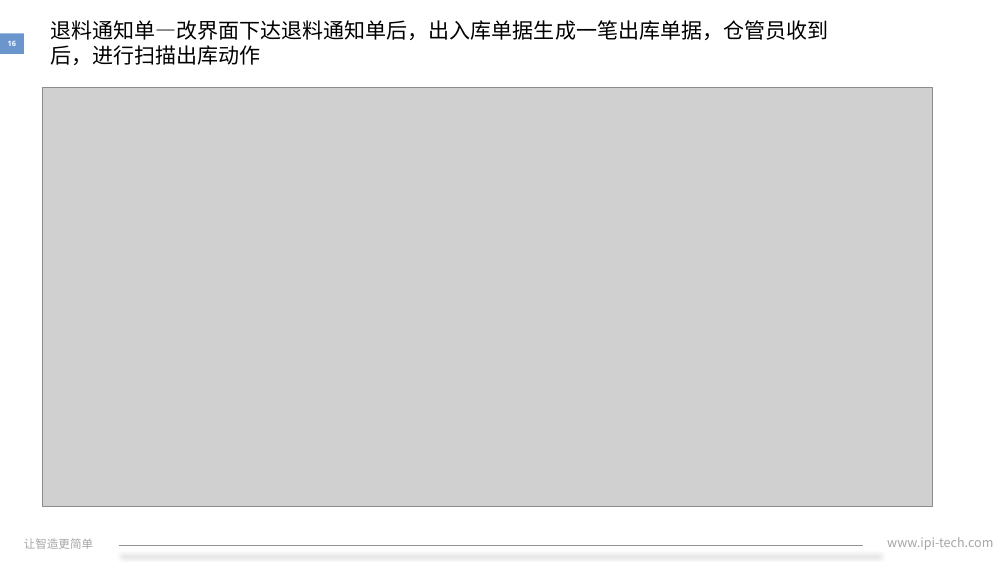
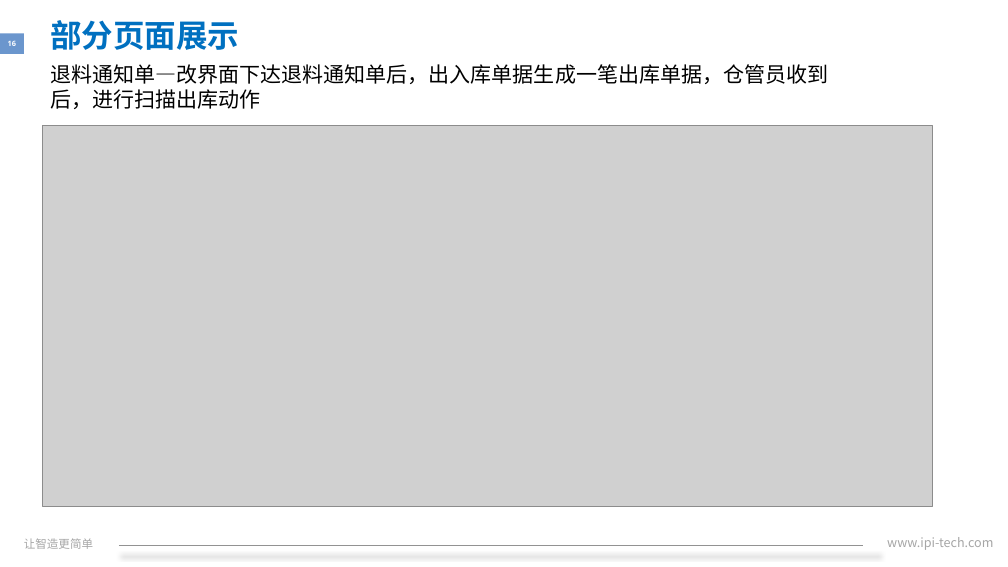
Before and after one commit to xiaozixiang/DocMent, a slide deck: slide 16 of IPI-HR-30-07A转正述职报告.pptx. Drawn at 1008x567 pixels with LibreOffice and Linux fonts; fonts in the diff are those of the drawing; grey boxes stand for pictures; background and template pictures are left out. Boxes give left, top, right and bottom in pixels: in the first picture for what was removed or moved away, otherwise in the second. Text is boxed around its words. In the diff, an @@ line names an element or a change of style, - is before the commit and + after.

```diff
--- a/IPI-HR-30-07A转正述职报告.pptx
+++ b/IPI-HR-30-07A转正述职报告.pptx
@@ text added at (50, 20, 239, 50), 30 pt, text #0070C0, bold @@
+部分页面展示
@@ text "退料通知单—改界面下达退料通知单后，出入库单据生成一笔出库单据，仓管员收到后，进行扫描出库动作": place and size @@
-text "退料通知单—改界面下达退料通知单后，出入库单据生成一笔出库单据，仓管员收到后，进行扫描出库动作" at (50, 20, 828, 65)
+text "退料通知单—改界面下达退料通知单后，出入库单据生成一笔出库单据，仓管员收到后，进行扫描出库动作" at (50, 64, 828, 109)
@@ picture: place and size @@
-picture at (43, 87, 932, 506)
+picture at (43, 126, 932, 506)
```
Also in this commit, not shown: 15 other slides changed.
